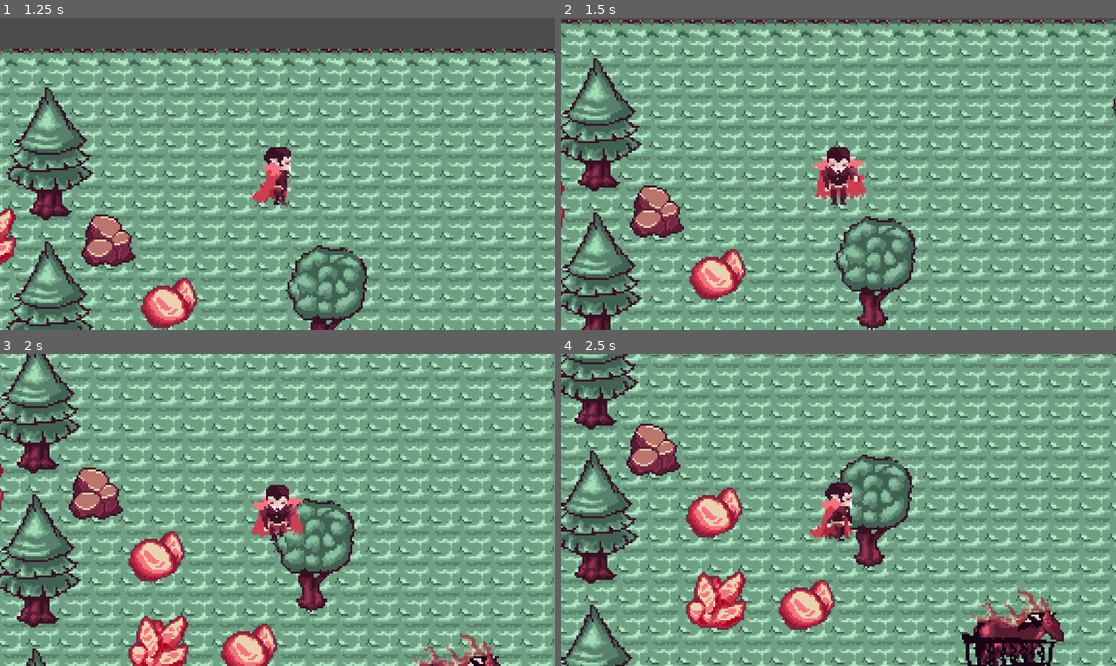
Above: before the commit, frames 1-4 (two rows, left to right).
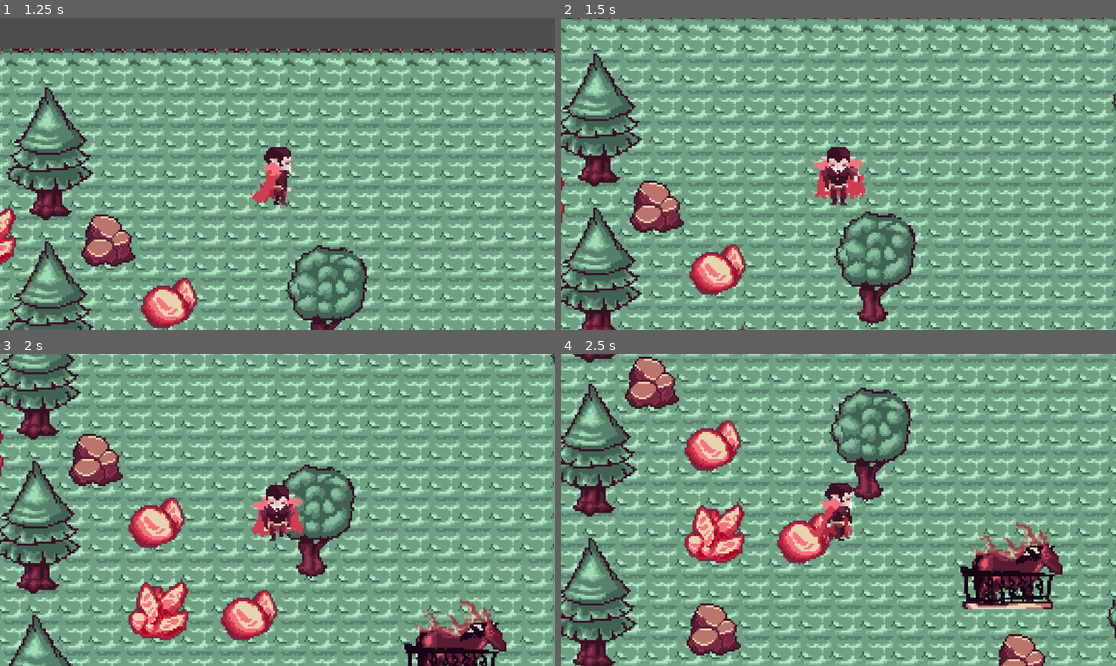
Above: after the commit, the same moments.

Repository: LightMash/GameJam
Game: Godot game, scene res://scenes/map.tscn
Two runs of this game, one before a commit and one after it. Both use one fixed random seed, a clock stepped at 60 frames per second and the inputs below.
Inputs:
- Up to frame 1 (1.25 s): hold D (right) from 0.53 s (still down); hold X (attack) from 0.53 s (still down)
- Up to frame 2 (1.5 s): release D (right) at 1.28 s; release X (attack) at 1.28 s; hold S (down) from 1.28 s (still down); tap X (attack) at 1.35 s
- Up to frame 3 (2 s): keep holding S (down)
- Up to frame 4 (2.5 s): release S (down) at 2.03 s; hold D (right) from 2.03 s (still down); hold X (attack) from 2.03 s (still down)

Frame 1 is identical in both runs. In frame 2, 60% of the frame differs, in the area x 0-100%, y 0-100%; in frame 3, 60%; in frame 4, 68%.

Commit message:
player attack

Diff:
--- a/Vampire/project.godot
+++ b/Vampire/project.godot
@@ -54,6 +54,11 @@
 "events": [Object(InputEventKey,"resource_local_to_scene":false,"resource_name":"","device":-1,"window_id":0,"alt_press …(192 unchanged characters)…
 ]
 }
+dash={
+"deadzone": 0.2,
+"events": [Object(InputEventKey,"resource_local_to_scene":false,"resource_name":"","device":-1,"window_id":0,"alt_pressed":false,"shift_pressed":false,"ctrl_pressed":false,"meta_pressed":false,"pressed":false,"keycode":0,"physical_keycode":4194325,"key_label":0,"unicode":0,"location":0,"echo":false,"script":null)
+]
+}
 
 [layer_names]
 
--- a/Vampire/scenes/player.tscn
+++ b/Vampire/scenes/player.tscn
@@ -226,6 +226,9 @@
 
 [node name="attack" type="Node" parent="StateMachine"]
 script = ExtResource("6_ur7pv")
+decelerate_speed = 1.0
+
+[node name="dash" type="Node" parent="StateMachine"]
 
 [node name="Interactions" type="Node2D" parent="."]
 script = ExtResource("9_y4r1p")
--- /dev/null
+++ b/Vampire/scenes/state_dash.gd
@@ -0,0 +1,11 @@
+extends Node
+
+
+# Called when the node enters the scene tree for the first time.
+func _ready() -> void:
+	pass # Replace with function body.
+
+
+# Called every frame. 'delta' is the elapsed time since the previous frame.
+func _process(delta: float) -> void:
+	pass
Not shown, added: Vampire/scenes/state_dash.gd.uid
Binary file added: Vampire/scripts/Vampire32.png
Not shown, added: Vampire/scripts/Vampire32.png.import
